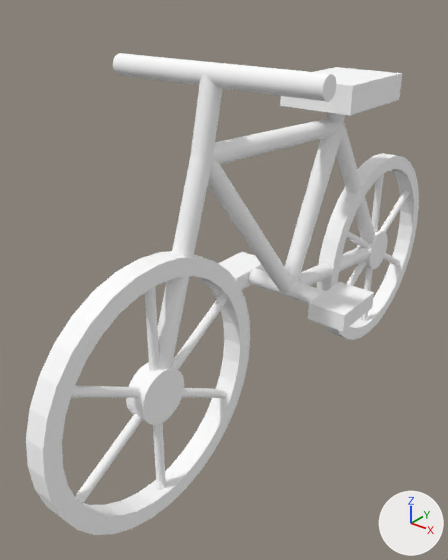
What one commit did to the glTF model godot/models/bicycle.glb.
The view is the same before and after, from a camera (50 mm lens) standing at (0.884, -1.406, 1.224) and looking at (-0.113, -0.16, 0.451). Lighting does not change. The marker at lower right points along +X, +Y and +Z. The older version comes first. Where no turn or scale is listed for an object, it has been applied to the vertices. Vertices at exactly the same position are counted once.

Objects in the first picture: 'frame.003', 'frame.004', 'frame.005', 'frame.006', 'frame.007', 'handlebar', 'hub.001', 'pedal', 'pedal.001', 'saddle', 'tire', 'tire.001', 'wheel_spoke.005' and 10 more.
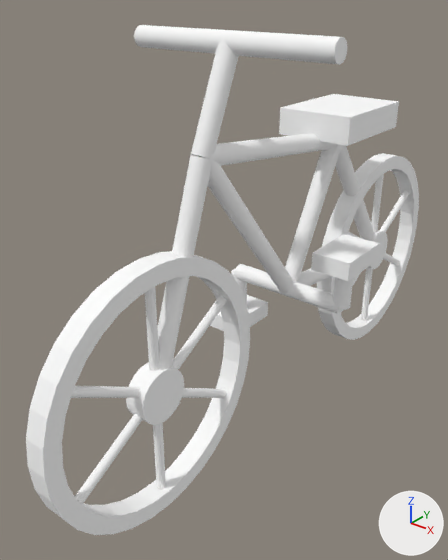
Where the newer file only moved an object's origin or applied its transform, the numbers keep the older frame.

Edits to the scene script, one JSON object a line:
```json
{"block": "me_frame_003", "where": "# used by ob_frame_003; location = (0.0, -0.08, 0.855)"}
{"op": "remove", "block": "me_frame_003", "code": "me_frame_003.from_pydata(...)  # 64 vertices, 124 faces; spans x -0.025..0.025, y -0.301..0.301, z -0.04..0.04"}
{"op": "add", "block": "me_frame_003", "code": "me_frame_003.from_pydata(...)  # 64 vertices, 124 faces; spans x -0.025..0.025, y -0.303..0.303, z -0.08..0.04"}
{"block": "me_frame_003", "change": "me_frame_003 part 1: the whole mesh is multiplied about its middle by the matrix ((1.0, 0.0, 0.0), (0.0, 1.003, 0.066), (0.0, -0.067, 0.998)), then moved by (0.0, 0.0, -0.02)"}
{"block": "me_frame_006", "where": "# used by ob_frame_006; location = (0.0, -0.36, 0.955)"}
{"op": "remove", "block": "me_frame_006", "code": "me_frame_006.from_pydata(...)  # 64 vertices, 124 faces; spans x -0.025..0.025, y -0.044..0.044, z -0.091..0.091"}
{"op": "add", "block": "me_frame_006", "code": "me_frame_006.from_pydata(...)  # 64 vertices, 124 faces; spans x -0.025..0.025, y -0.043..0.103, z -0.095..0.155"}
{"block": "me_frame_006", "change": "me_frame_006 part 2: the whole mesh is multiplied about its middle by the matrix ((1.0, 0.0, 0.0), (0.0, 1.024, 0.347), (0.0, -0.086, 1.373)), then moved by (0.0, 0.03, 0.03)"}
{"op": "add", "block": "me_crank_arm_001", "code": ["me_crank_arm_001 = bpy.data.meshes.new('crank_arm.001')", "me_crank_arm_001.from_pydata(...)  # 64 vertices, 124 faces; spans x -0.025..0.025, y -0.025..0.025, z -0.075..0.075", "me_crank_arm_001.materials.append(mat_metal_dark)  # white #ffffff"]}
{"op": "add", "block": "me_crank_arm", "code": ["me_crank_arm = bpy.data.meshes.new('crank_arm')", "me_crank_arm.from_pydata(...)  # 64 vertices, 124 faces; spans x -0.025..0.025, y -0.025..0.025, z -0.075..0.075", "me_crank_arm.materials.append(mat_metal_dark)  # white #ffffff"]}
{"op": "set", "path": "ob_handlebar.location", "old": "(0.0, -0.34, 1.04)", "new": "(0.0, -0.28, 1.1)"}
{"op": "set", "path": "ob_pedal.location", "old": "(-0.18, 0.0, 0.4)", "new": "(-0.18, 0.0, 0.25)"}
{"op": "set", "path": "ob_pedal_001.location", "old": "(0.18, 0.0, 0.4)", "new": "(0.18, 0.0, 0.55)"}
{"op": "set", "path": "ob_saddle.location", "old": "(0.0, 0.24, 0.94)", "new": "(0.0, 0.24, 0.86)"}
{"op": "add", "block": "ob_crank_arm_001", "code": ["ob_crank_arm_001 = bpy.data.objects.new('crank_arm.001', me_crank_arm_001)", "ob_crank_arm_001.location = (0.18, 0.0, 0.475)"]}
{"op": "add", "block": "ob_crank_arm", "code": ["ob_crank_arm = bpy.data.objects.new('crank_arm', me_crank_arm)", "ob_crank_arm.location = (-0.18, 0.0, 0.325)"]}
```

Pixel boxes (x1, y1, x2, y2) of what changed, in the pictures (448 x 560 px):
```json
{"object": "handlebar", "change": "moved", "before": [113, 53, 336, 102], "after": [134, 25, 347, 65]}
{"object": "saddle", "change": "moved", "before": [280, 67, 402, 115], "after": [279, 94, 399, 146]}
{"object": "pedal.001", "change": "moved", "before": [308, 282, 374, 331], "after": [311, 234, 380, 281]}
{"object": "frame.003", "change": "reshaped", "before": [211, 118, 344, 164], "after": [211, 133, 338, 166], "on screen": "28% shorter"}
{"object": "frame.006", "change": "reshaped", "before": [191, 74, 222, 159], "after": [191, 38, 239, 159], "on screen": "53% wider, 42% taller"}
{"object": "pedal", "change": "moved", "before": [218, 252, 266, 290], "after": [210, 295, 268, 331]}
{"object": "crank_arm.001", "change": "added", "after": [333, 277, 353, 310]}
{"object": "crank_arm", "change": "added", "after": [231, 269, 247, 304], "on screen": "mostly hidden"}
```
